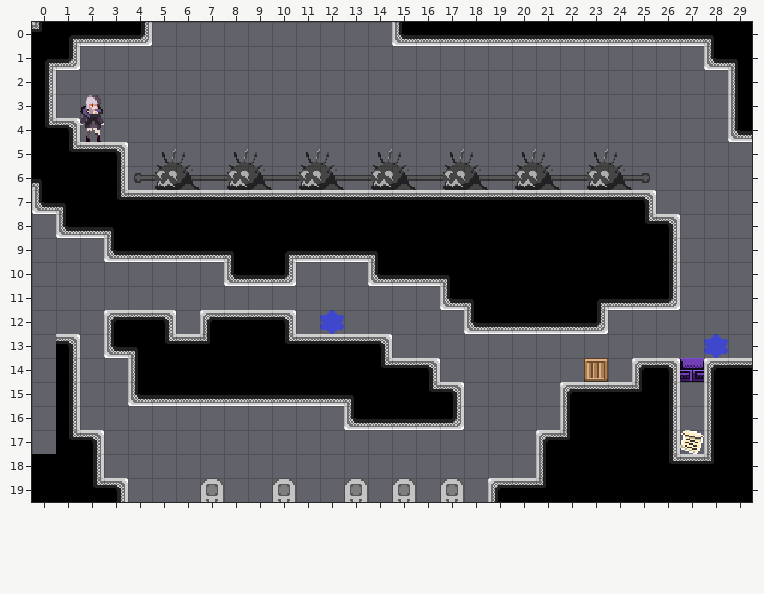
Tiled map -- Assets/maps/BookmarkLevels/2 - Lower Class Rooms/4 - TimestopWithEnemies.tmx. The first picture shows the starting point.
Cells are 16x16 px. Shown: x 0..29, y 0..19.
New version:
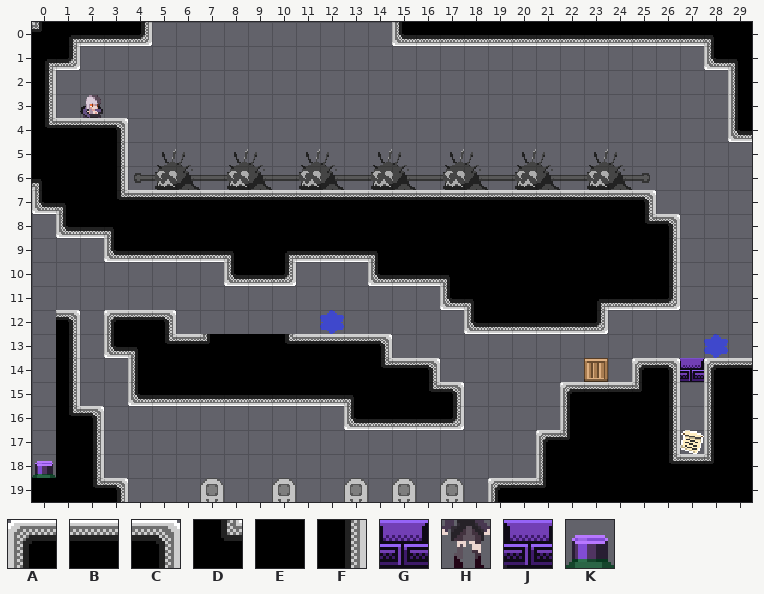
Key: from "Memory world tileset": A 0, B 1, C 2, D 4, E 6, F 7; from "On and off tiles blue": G 1; from "PlaceholderSprites": H 15, J 28, K 58.
_ is an empty cell.
Tiles of an added or newly shown layer are drawn over the layers below it.
Changes in this commit:
Layer "ground":
Tile C becomes tile B in row 4 at x 1.
Tile H becomes tile B in row 4 at x 2.
The author put tile C in row 4 at x 3; in row 12 at x 1; in row 16 at x 2.
Tile F becomes tile D in row 16 at x 1.
Tile B becomes tile E in row 5 at x 2.
Tile D becomes tile E in row 5 at x 1; in row 17 at x 1.
Tile C becomes tile F in row 5 at x 3; in row 13 at x 1; in row 17 at x 2.
Tile E becomes tile K in row 18 at x 0.
Tile A is removed in row 12 at x 7.
Tile B is removed in row 12 at x 8 to 9.
Tile C is removed in row 12 at x 10.
Tile J is removed in row 14 at x 27.
Layer "onoff2-defaulton" (added):
The author put tile G in row 14 at x 27.
Where, in picture pixels (left, top, right, bottom), the same in both pictures:
changed: (68, 118, 128, 154)
changed: (56, 310, 80, 346)
removed: (200, 310, 296, 334)
changed: (680, 359, 704, 382)
changed: (32, 406, 104, 478)
